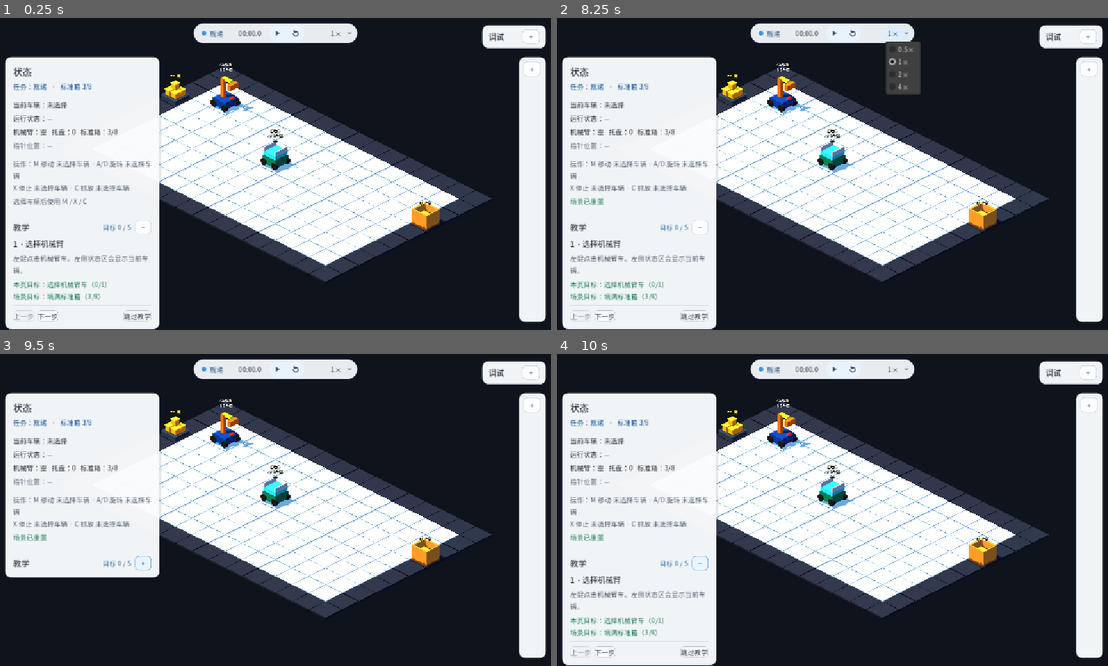
Above: before the commit, frames 1-4 (two rows, left to right).
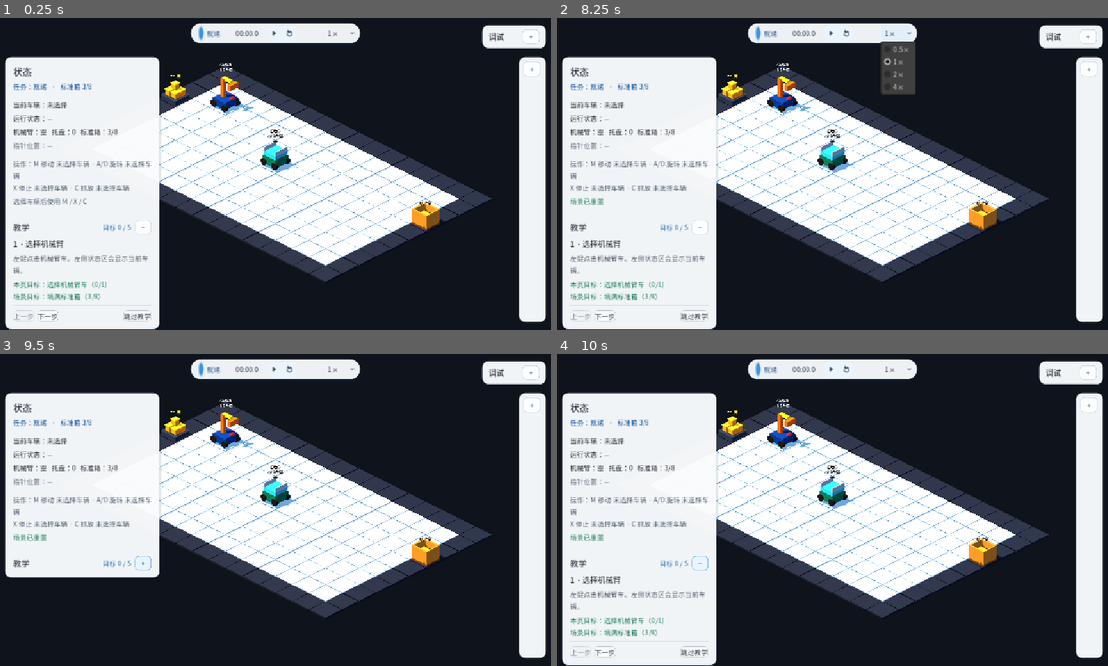
Above: after the commit, the same moments.

Repository: Ri0n72Y/automata
Game: Godot game, scene res://scenes/scene_01/scene_01_basic_packing.tscn
The game is run twice, just before and just after one commit, with the same random seed, the same clock (stepped at 60 frames per second) and the same inputs.
Inputs (mouse positions are in pixels of both pictures, inside the frame that each line leads up to; where the layout moved, square brackets give the same spot in the first picture):
- Up to frame 1 (0.25 s): no input
- Up to frame 2 (8.25 s): click (832, 33) at 0.5 s; click (849, 33) [854, 33] at 1.25 s; click "−" at 2 s; click "+" at 2.75 s; click "下一步" at 3.5 s; click "上一步" at 4.25 s; click "跳过教学" at 5 s; click "打开教学" at 5.75 s; click "+" at 6.5 s; click "−" at 7.25 s; click "1×" at 8 s
- Up to frame 3 (9.5 s): click "−" at 8.75 s
- Up to frame 4 (10 s): click "+" at 9.5 s

The runs differ from the first frame. In frame 1, 0.3% of the frame differs, in the area x 34-66%, y 1-9%; in frame 2, 0.8%, in the area x 34-67%, y 1-25%; in frame 3, 0.3%; in frame 4, 0.3%.

Commit message:
[codex]fix(scene-01): polish lifecycle capsule icon rendering

Diff:
--- a/scenes/scene_01/components/scene_01_lifecycle_controls.tscn
+++ b/scenes/scene_01/components/scene_01_lifecycle_controls.tscn
@@ -8,21 +8,21 @@
 [ext_resource type="Texture2D" path="res://assets/ui/icons/status_dot.svg" id="6_dot"]
 
 [sub_resource type="StyleBoxFlat" id="StyleBoxFlat_capsule"]
-bg_color = Color(0.975, 0.988, 1, 0.93)
+bg_color = Color(0.975, 0.988, 1, 0.95)
 corner_radius_top_left = 22
 corner_radius_top_right = 22
 corner_radius_bottom_right = 22
 corner_radius_bottom_left = 22
-shadow_color = Color(0.09, 0.15, 0.22, 0.19)
-shadow_size = 8
+shadow_color = Color(0.11, 0.17, 0.24, 0.3)
+shadow_size = 4
 shadow_offset = Vector2(0, 2)
 
 [sub_resource type="StyleBoxFlat" id="StyleBoxFlat_control_group"]
 bg_color = Color(0.91, 0.955, 0.995, 0.94)
-corner_radius_top_left = 15
-corner_radius_top_right = 15
-corner_radius_bottom_right = 15
-corner_radius_bottom_left = 15
+corner_radius_top_left = 16
+corner_radius_top_right = 16
+corner_radius_bottom_right = 16
+corner_radius_bottom_left = 16
 
 [sub_resource type="StyleBoxFlat" id="StyleBoxFlat_action_normal"]
 bg_color = Color(1, 1, 1, 0)
@@ -30,65 +30,65 @@
 content_margin_top = 0.0
 content_margin_right = 0.0
 content_margin_bottom = 0.0
-corner_radius_top_left = 13
-corner_radius_top_right = 13
-corner_radius_bottom_right = 13
-corner_radius_bottom_left = 13
+corner_radius_top_left = 14
+corner_radius_top_right = 14
+corner_radius_bottom_right = 14
+corner_radius_bottom_left = 14
 
 [sub_resource type="StyleBoxFlat" id="StyleBoxFlat_action_hover"]
-bg_color = Color(0.83, 0.92, 0.99, 0.92)
+bg_color = Color(0.79, 0.9, 0.99, 0.95)
 content_margin_left = 0.0
 content_margin_top = 0.0
 content_margin_right = 0.0
 content_margin_bottom = 0.0
-corner_radius_top_left = 13
-corner_radius_top_right = 13
-corner_radius_bottom_right = 13
-corner_radius_bottom_left = 13
+corner_radius_top_left = 14
+corner_radius_top_right = 14
+corner_radius_bottom_right = 14
+corner_radius_bottom_left = 14
 
 [sub_resource type="StyleBoxFlat" id="StyleBoxFlat_action_pressed"]
-bg_color = Color(0.75, 0.87, 0.98, 1)
+bg_color = Color(0.72, 0.85, 0.97, 1)
 content_margin_left = 0.0
 content_margin_top = 0.0
 content_margin_right = 0.0
 content_margin_bottom = 0.0
-corner_radius_top_left = 13
-corner_radius_top_right = 13
-corner_radius_bottom_right = 13
-corner_radius_bottom_left = 13
+corner_radius_top_left = 14
+corner_radius_top_right = 14
+corner_radius_bottom_right = 14
+corner_radius_bottom_left = 14
 
 [sub_resource type="StyleBoxFlat" id="StyleBoxFlat_speed_normal"]
 bg_color = Color(1, 1, 1, 0)
-content_margin_left = 4.0
-content_margin_top = 0.0
-content_margin_right = 4.0
-content_margin_bottom = 0.0
-corner_radius_top_left = 9
-corner_radius_top_right = 9
-corner_radius_bottom_right = 9
-corner_radius_bottom_left = 9
+content_margin_left = 8.0
+content_margin_top = 0.0
+content_margin_right = 8.0
+content_margin_bottom = 0.0
+corner_radius_top_left = 10
+corner_radius_top_right = 10
+corner_radius_bottom_right = 10
+corner_radius_bottom_left = 10
 
 [sub_resource type="StyleBoxFlat" id="StyleBoxFlat_speed_hover"]
-bg_color = Color(0.91, 0.96, 1, 0.78)
-content_margin_left = 4.0
-content_margin_top = 0.0
-content_margin_right = 4.0
-content_margin_bottom = 0.0
-corner_radius_top_left = 9
-corner_radius_top_right = 9
-corner_radius_bottom_right = 9
-corner_radius_bottom_left = 9
+bg_color = Color(0.91, 0.96, 1, 0.48)
+content_margin_left = 8.0
+content_margin_top = 0.0
+content_margin_right = 8.0
+content_margin_bottom = 0.0
+corner_radius_top_left = 10
+corner_radius_top_right = 10
+corner_radius_bottom_right = 10
+corner_radius_bottom_left = 10
 
 [sub_resource type="StyleBoxFlat" id="StyleBoxFlat_speed_pressed"]
-bg_color = Color(0.86, 0.93, 0.99, 0.9)
-content_margin_left = 4.0
-content_margin_top = 0.0
-content_margin_right = 4.0
-content_margin_bottom = 0.0
-corner_radius_top_left = 9
-corner_radius_top_right = 9
-corner_radius_bottom_right = 9
-corner_radius_bottom_left = 9
+bg_color = Color(0.86, 0.93, 0.99, 0.62)
+content_margin_left = 8.0
+content_margin_top = 0.0
+content_margin_right = 8.0
+content_margin_bottom = 0.0
+corner_radius_top_left = 10
+corner_radius_top_right = 10
+corner_radius_bottom_right = 10
+corner_radius_bottom_left = 10
 
 [node name="LifecycleUIRoot" type="CanvasLayer"]
 script = ExtResource("1_controls")
@@ -108,9 +108,9 @@
 layout_mode = 0
 anchor_left = 0.5
 anchor_right = 0.5
-offset_left = -169.0
+offset_left = -175.0
 offset_top = 12.0
-offset_right = 169.0
+offset_right = 175.0
 offset_bottom = 54.0
 grow_horizontal = 2
 mouse_filter = 0
@@ -137,8 +137,6 @@
 custom_minimum_size = Vector2(12, 12)
 layout_mode = 2
 texture = ExtResource("6_dot")
-expand_mode = 1
-stretch_mode = 5
 modulate = Color(0.23, 0.58, 0.9, 1)
 
 [node name="StateLabel" type="Label" parent="RootControl/Panel/Margin/Controls/StatusGroup"]
@@ -160,15 +158,24 @@
 
 [node name="RunResetGroup" type="PanelContainer" parent="RootControl/Panel/Margin/Controls"]
 layout_mode = 2
+custom_minimum_size = Vector2(63, 32)
 theme_override_styles/panel = SubResource("StyleBoxFlat_control_group")
 
-[node name="Controls" type="HBoxContainer" parent="RootControl/Panel/Margin/Controls/RunResetGroup"]
-layout_mode = 2
+[node name="InnerMargin" type="MarginContainer" parent="RootControl/Panel/Margin/Controls/RunResetGroup"]
+layout_mode = 2
+theme_override_constants/margin_left = 2
+theme_override_constants/margin_top = 2
+theme_override_constants/margin_right = 2
+theme_override_constants/margin_bottom = 2
+
+[node name="Controls" type="HBoxContainer" parent="RootControl/Panel/Margin/Controls/RunResetGroup/InnerMargin"]
+layout_mode = 2
+alignment = 1
 theme_override_constants/separation = 0
 
-[node name="RunPauseButton" type="Button" parent="RootControl/Panel/Margin/Controls/RunResetGroup/Controls"]
-unique_name_in_owner = true
-custom_minimum_size = Vector2(34, 30)
+[node name="RunPauseButton" type="Button" parent="RootControl/Panel/Margin/Controls/RunResetGroup/InnerMargin/Controls"]
+unique_name_in_owner = true
+custom_minimum_size = Vector2(28, 28)
 layout_mode = 2
 focus_mode = 0
 icon = ExtResource("3_play")
@@ -180,13 +187,14 @@
 theme_override_styles/hover_pressed = SubResource("StyleBoxFlat_action_pressed")
 theme_override_styles/focus = SubResource("StyleBoxFlat_action_normal")
 
-[node name="Divider" type="VSeparator" parent="RootControl/Panel/Margin/Controls/RunResetGroup/Controls"]
-layout_mode = 2
-modulate = Color(1, 1, 1, 0.48)
-
-[node name="ResetButton" type="Button" parent="RootControl/Panel/Margin/Controls/RunResetGroup/Controls"]
-unique_name_in_owner = true
-custom_minimum_size = Vector2(34, 30)
+[node name="Divider" type="VSeparator" parent="RootControl/Panel/Margin/Controls/RunResetGroup/InnerMargin/Controls"]
+custom_minimum_size = Vector2(1, 18)
+layout_mode = 2
+modulate = Color(1, 1, 1, 0.38)
+
+[node name="ResetButton" type="Button" parent="RootControl/Panel/Margin/Controls/RunResetGroup/InnerMargin/Controls"]
+unique_name_in_owner = true
+custom_minimum_size = Vector2(28, 28)
 layout_mode = 2
 focus_mode = 0
 icon = ExtResource("4_reset")
@@ -206,7 +214,7 @@
 
 [node name="SpeedOption" type="OptionButton" parent="RootControl/Panel/Margin/Controls"]
 unique_name_in_owner = true
-custom_minimum_size = Vector2(48, 30)
+custom_minimum_size = Vector2(64, 30)
 layout_mode = 2
 focus_mode = 0
 fit_to_longest_item = false
@@ -218,7 +226,7 @@
 theme_override_colors/font_hover_pressed_color = Color(0.08, 0.13, 0.19, 1)
 theme_override_font_sizes/font_size = 14
 theme_override_constants/arrow_margin = 0
-theme_override_constants/h_separation = 2
+theme_override_constants/h_separation = 3
 theme_override_icons/arrow = ExtResource("5_chevron")
 theme_override_styles/normal = SubResource("StyleBoxFlat_speed_normal")
 theme_override_styles/hover = SubResource("StyleBoxFlat_speed_hover")
@@ -236,6 +244,6 @@
 popup/item_3/text = "4×"
 popup/item_3/id = 3
 
-[connection signal="pressed" from="RootControl/Panel/Margin/Controls/RunResetGroup/Controls/RunPauseButton" to="." method="_on_run_pause_pressed"]
-[connection signal="pressed" from="RootControl/Panel/Margin/Controls/RunResetGroup/Controls/ResetButton" to="." method="_on_reset_pressed"]
+[connection signal="pressed" from="RootControl/Panel/Margin/Controls/RunResetGroup/InnerMargin/Controls/RunPauseButton" to="." method="_on_run_pause_pressed"]
+[connection signal="pressed" from="RootControl/Panel/Margin/Controls/RunResetGroup/InnerMargin/Controls/ResetButton" to="." method="_on_reset_pressed"]
 [connection signal="item_selected" from="RootControl/Panel/Margin/Controls/SpeedOption" to="." method="_on_speed_selected"]
--- a/tests/scene_01/scene_01_ui_information_architecture_test.gd
+++ b/tests/scene_01/scene_01_ui_information_architecture_test.gd
@@ -52,7 +52,7 @@
 		lifecycle_dot != null and lifecycle_state != null and lifecycle_time != null and lifecycle_speed != null,
 		"Lifecycle capsule should expose a real status dot, state, simulation time, and explicit speed selection."
 	)
-	_expect_true(lifecycle_panel.size.x <= 342.0, "Lifecycle capsule should match the compact design-width contract.")
+	_expect_true(lifecycle_panel.size.x <= 354.0, "Lifecycle capsule should match the compact design-width contract.")
 	_expect_true(lifecycle_panel.size.y <= 44.0, "Lifecycle capsule should match the compact design-height contract.")
 	var run_reset_group := scene.get_node("LifecycleUIRoot/RootControl/Panel/Margin/Controls/RunResetGroup") as PanelContainer
 	var run_button := scene.get_node("LifecycleUIRoot/RootControl/Panel/Margin/Controls/RunResetGroup/Controls/RunPauseButton") as Button
@@ -62,6 +62,11 @@
 	_expect_true(lifecycle_dot.custom_minimum_size.x >= 12.0, "Status dot should keep the larger design-reference size.")
 	_expect_true(run_button.text.is_empty() and reset_button.text.is_empty(), "Lifecycle actions should use SVG icons rather than font glyphs.")
 	_expect_true(run_button.icon != null and reset_button.icon != null, "Lifecycle action SVG icons should be present.")
+	_expect_equal(run_button.icon.get_class(), "DPITexture", "Lifecycle play/pause icon should import as DPITexture for UI oversampling.")
+	_expect_equal(reset_button.icon.get_class(), "DPITexture", "Lifecycle reset icon should import as DPITexture for UI oversampling.")
+	_expect_true(lifecycle_speed.get_theme_stylebox("normal").content_margin_left >= 8.0, "Speed selector should keep 8px left padding.")
+	_expect_true(lifecycle_speed.get_theme_stylebox("normal").content_margin_right >= 8.0, "Speed selector should keep 8px right padding.")
+	_expect_true(run_button.size.x <= 30.0 and reset_button.size.x <= 30.0, "Hover hit visuals should remain smaller than the outer run/reset group.")
 	_expect_true(run_button.icon_alignment == HORIZONTAL_ALIGNMENT_CENTER and reset_button.icon_alignment == HORIZONTAL_ALIGNMENT_CENTER, "Lifecycle SVG actions should remain centered across interaction states.")
 	_expect_true(scene.get_node_or_null("TutorialUIRoot") == null, "Tutorial should no longer own a separate floating panel.")
 	_expect_true(scene.get_node_or_null("UIRoot/RootControl/Panel") == null, "Guide should no longer own a separate floating panel.")
@@ -134,6 +139,13 @@
 	push_error("%s Expected %.2f ± %.2f, got %.2f." % [message, expected, tolerance, actual])
 
 
+func _expect_equal(actual: Variant, expected: Variant, message: String) -> void:
+	if actual == expected:
+		return
+	failures += 1
+	push_error("%s Expected %s, got %s." % [message, str(expected), str(actual)])
+
+
 func _expect_true(value: bool, message: String) -> void:
 	if value:
 		return
Not shown, added: assets/ui/icons/chevron_down.svg.import
Not shown, added: assets/ui/icons/pause.svg.import
Not shown, added: assets/ui/icons/play.svg.import
Not shown, added: assets/ui/icons/reset.svg.import
Not shown, added: assets/ui/icons/status_dot.svg.import
Not shown, changed: docs/Skill-UI-implement-flow.md
